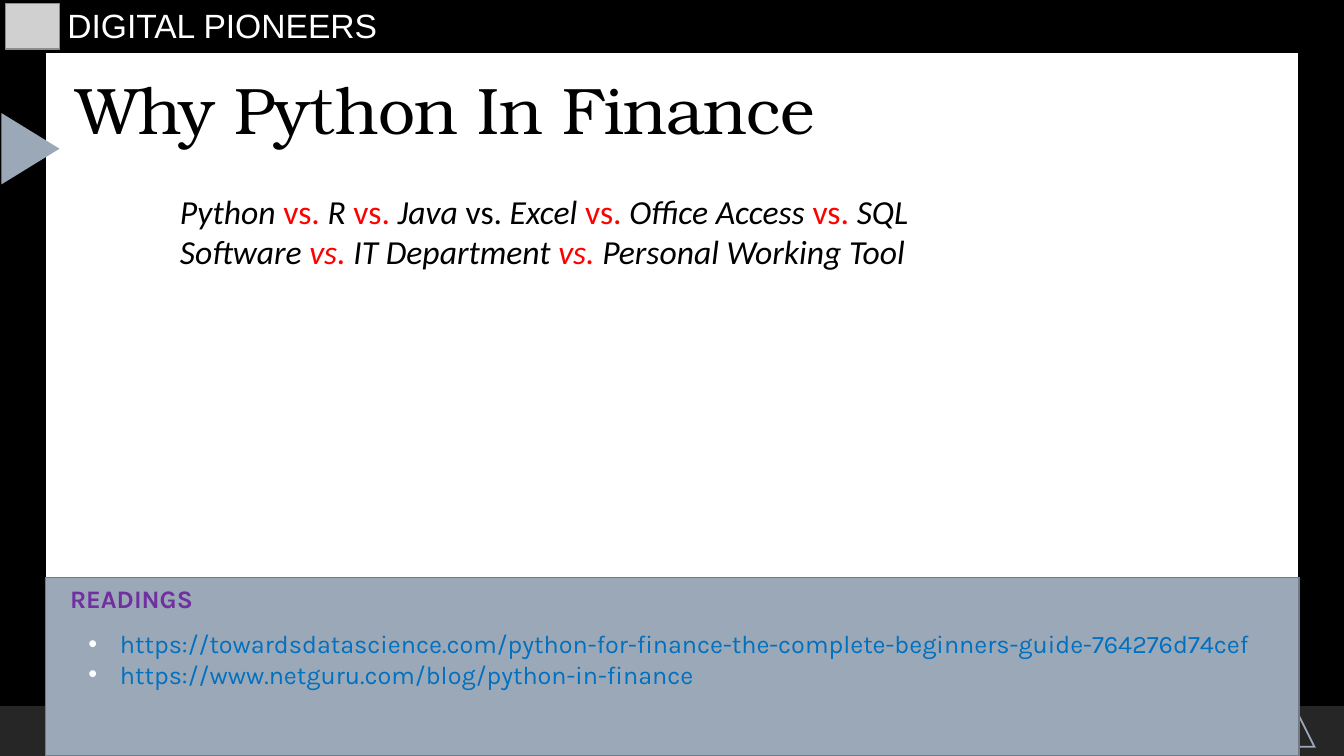
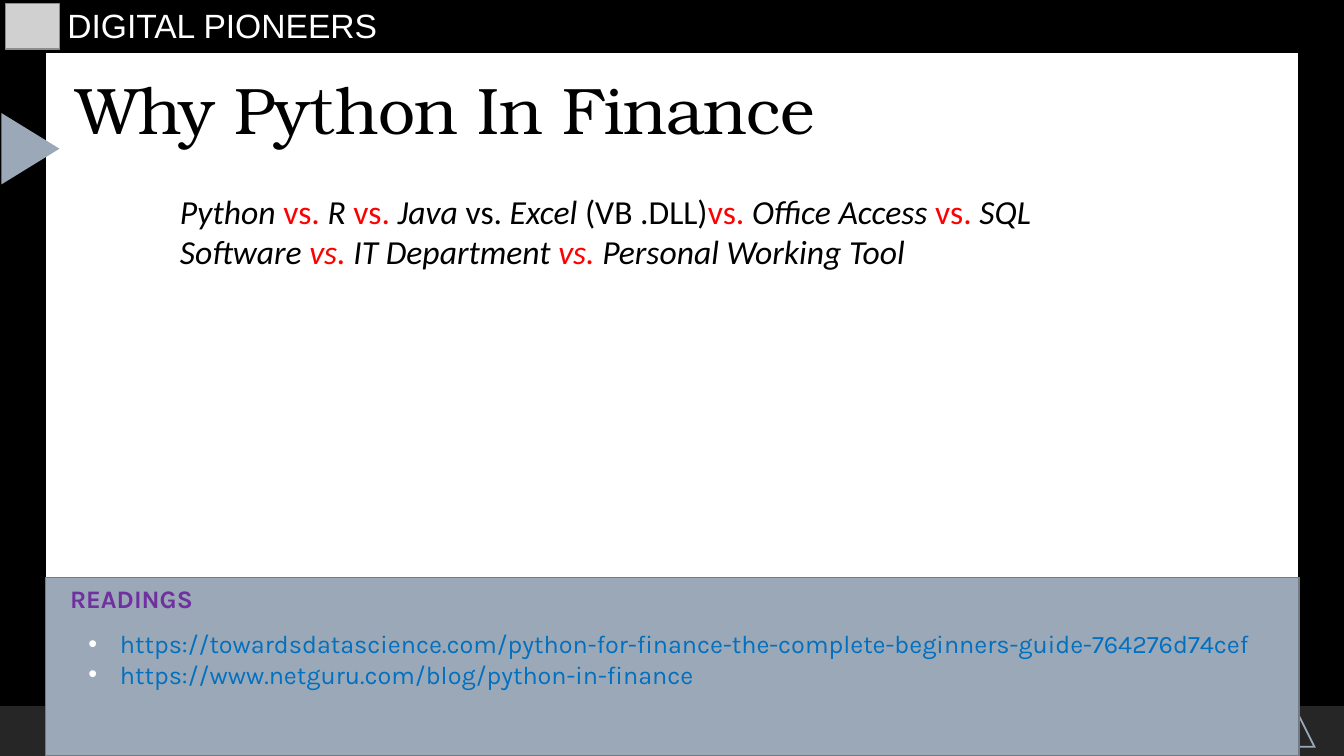
Before and after one commit to starswish2100/pythoninfinance, a slide deck: slide 6 of Introduction/tianshan-material/course_overview.odp. Drawn at 1344x756 pixels with LibreOffice and Linux fonts; fonts in the diff are those of the drawing; grey boxes stand for pictures. Boxes give left, top, right and bottom in pixels: in the first picture for what was removed or moved away, otherwise in the second. Text is boxed around its words. In the diff, an @@ line names an element or a change of style, - is before the commit and + after.

Commit message:
small modify

```diff
--- a/Introduction/tianshan-material/course_overview.odp
+++ b/Introduction/tianshan-material/course_overview.odp
@@ text at [180, 199, 1031, 230]: text changed @@
-❑ Python vs. R vs. Java vs. Excel vs. Office Access vs. SQL
+❑ Python vs. R vs. Java vs. Excel (VB .DLL)vs. Office Access vs. SQL
```
